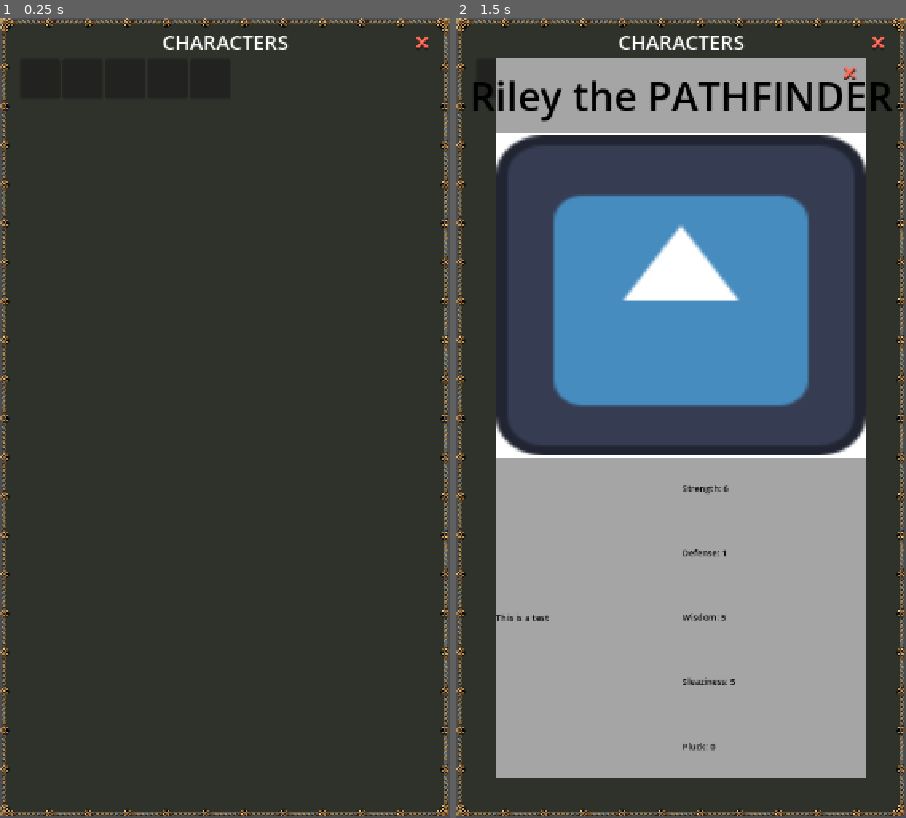
Above: before the commit, frames 1-2 (left to right).
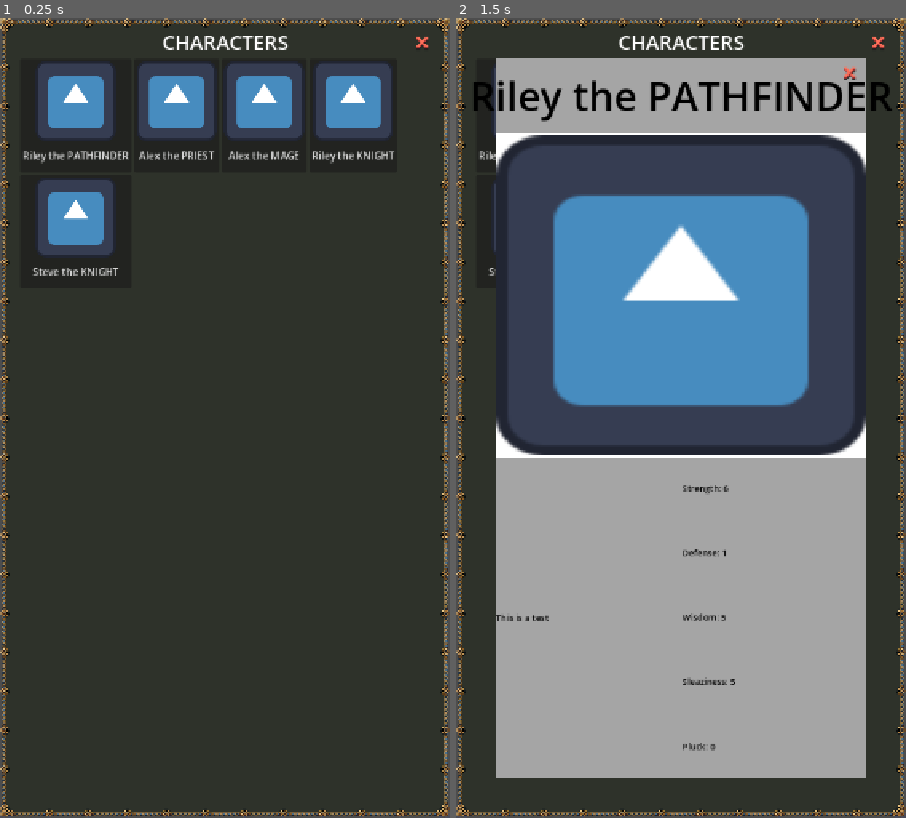
Above: after the commit, the same moments.

Repository: ActuallySanta/Fantasy-Guild-Manager
Game: Godot game, scene res://Scenes/UI/guild_character_page.tscn
Same seed, same stepped clock (60 frames per second), same inputs: the game is played once before the commit and once after it. This scene is started directly instead of the project's main scene. The engine's default icon, where the game draws it, is replaced by a stand-in: a white triangle on a blue panel in a dark square.
Inputs (mouse positions are in pixels of both pictures, inside the frame that each line leads up to; where the layout moved, square brackets give the same spot in the first picture):
- Up to frame 1 (0.25 s): no input
- Up to frame 2 (1.5 s): click (532, 114) [496, 82] at 0.5 s; click (537, 82) at 1.27 s

The runs differ from the first frame. In frame 1, 8.3% of the frame differs, in the area x 5-88%, y 5-33%; in frame 2, 0.1%.

Commit message:
Fixed Guild Display page bugs
Character Icons now show name and icon, wrapping issue is fixed

Diff:
--- a/Scenes/UI/Reusable Elements/character_display_button.tscn
+++ b/Scenes/UI/Reusable Elements/character_display_button.tscn
@@ -6,6 +6,8 @@
 custom_minimum_size = Vector2(64, 64)
 offset_right = 8.0
 offset_bottom = 8.0
+icon_alignment = 1
+vertical_icon_alignment = 0
 script = ExtResource("1_h28qc")
 metadata/_custom_type_script = "uid://dppccbdtrjiuo"
 
--- a/Scenes/UI/guild_character_page.tscn
+++ b/Scenes/UI/guild_character_page.tscn
@@ -62,7 +62,7 @@
 [node name="Drag Drop Grid" parent="MarginContainer/VBoxContainer" unique_id=1209773775 instance=ExtResource("1_y883n")]
 layout_mode = 2
 size_flags_vertical = 3
-columns = 10
+columns = 4
 
 [node name="Close Button" parent="." unique_id=1203562834 instance=ExtResource("4_rio15")]
 layout_mode = 1
--- a/Scripts/UI/character_display_button.gd
+++ b/Scripts/UI/character_display_button.gd
@@ -5,7 +5,9 @@
 
 var held_character : GuildCharacter
 
-
+func _ready() -> void:
+	icon = ExternalContentContainer._get_character_icon(held_character.role)
+	text = held_character.title
 
 
 func _on_pressed() -> void:
--- a/Scripts/UI/guild_character_page.gd
+++ b/Scripts/UI/guild_character_page.gd
@@ -15,5 +15,7 @@
 	for characters in CharacterContainer.active_characters:
 		var _char_icon := CHARACTER_DISPLAY_BUTTON.instantiate()
 		_char_icon.held_character = characters
+		_char_icon.icon = ExternalContentContainer._get_character_icon(characters.role)
+		_char_icon.text = characters.title
 		drag_drop_grid.add_child(_char_icon)
 		pass
